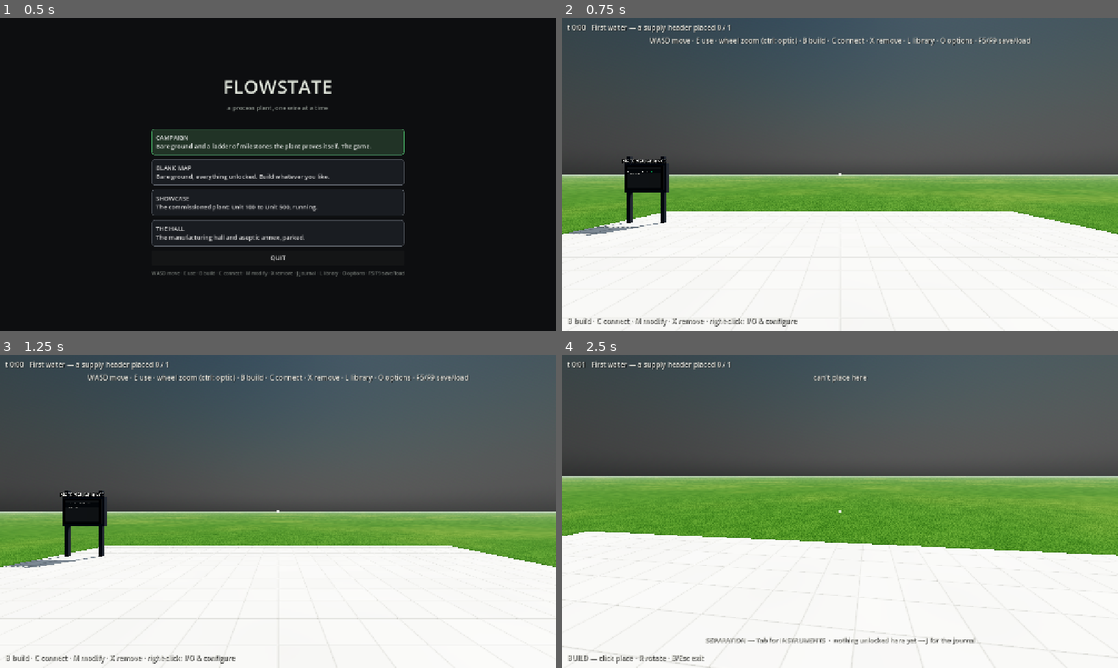
Above: before the commit, frames 1-4 (two rows, left to right).
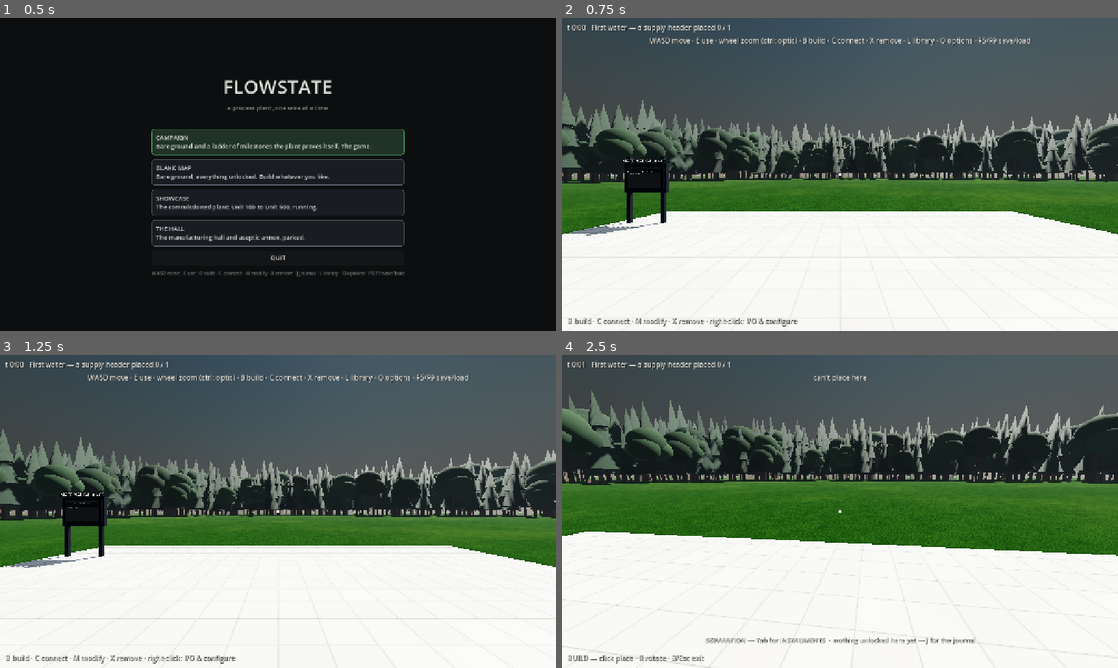
Above: after the commit, the same moments.

Repository: whharris917/flowstate
Game: Godot game, scene res://world/menu.tscn
The game is run twice, just before and just after one commit, with the same random seed, the same clock (stepped at 60 frames per second) and the same inputs. Sound files missing from this copy of the repository are replaced by a short silence.
Inputs (mouse positions are in pixels of both pictures, inside the frame that each line leads up to):
- Up to frame 1 (0.5 s): no input
- Up to frame 2 (0.75 s): click "CAMPAIGN Bare ground and a la…" at 0.5 s
- Up to frame 3 (1.25 s): no input
- Up to frame 4 (2.5 s): tap Enter at 1.25 s; move the mouse to (867, 511) at 1.27 s; hold B (build_mode) 1.28-2.03 s; hold W (move_forward) from 1.28 s (still down); click (867, 511) at 1.42 s; move the mouse to (812, 511) at 2.02 s; tap Tab (catalog_page) at 2.1 s

Frame 1 is identical in both runs. In frame 2, 26% of the frame differs, in the area x 0-100%, y 23-70%; in frame 3, 25%; in frame 4, 37%, in the area x 0-100%, y 11-65%.

Commit message:
A forest clearing, and darker grass
Two rings of procedural trees round the developed area, conifers of
stacked cones and broadleaves of clustered spheres on trunks, three
MultiMeshes per ring and deterministic from a seed, so the horizon is
hidden from ground level and the plant stands in a large clearing
(director, 2026-09-12). The near ring casts shadows; the far ring is
taller and sparser. Canopy tints are read as sRGB, or every tree came
out mint. The grass is darker and quieter.

Co-Authored-By: Claude Fable 5.1 <noreply@anthropic.com>

Diff:
--- /dev/null
+++ b/game/world/forest.gd
@@ -0,0 +1,127 @@
+class_name Forest
+extends Node3D
+## A forest around the clearing (director, 2026-09-12: the grass ran
+## featurelessly to the horizon; the plant should stand in a large
+## clearing with trees in the near distance hiding the horizon from
+## ground level). Two rings of procedural trees — conifers of stacked
+## cones and broadleaves of clustered spheres on trunks — drawn with
+## MultiMeshes so a few thousand cost almost nothing. Deterministic
+## from a seed. Art only: no records, no collision, nothing simulated.
+
+const TRUNK_COLOR := Color(0.20, 0.14, 0.09)
+const CONIFER_COLOR := Color(0.05, 0.12, 0.05)
+const BROADLEAF_COLOR := Color(0.08, 0.17, 0.06)
+
+var _trunk_xforms: Array[Transform3D] = []
+var _cone_xforms: Array[Transform3D] = []
+var _cone_colors: Array[Color] = []
+var _ball_xforms: Array[Transform3D] = []
+var _ball_colors: Array[Color] = []
+
+
+## Trees between r_in and r_out from centre, about one per `spacing`
+## squared metres, `height` metres tall on average.
+func plant_ring(center: Vector3, r_in: float, r_out: float, spacing: float,
+		height: float, rng: RandomNumberGenerator) -> int:
+	var count := int(PI * (r_out * r_out - r_in * r_in) / (spacing * spacing))
+	for _i in count:
+		# Uniform over the annulus: radius from the area, not the length.
+		var r := sqrt(rng.randf_range(r_in * r_in, r_out * r_out))
+		var a := rng.randf_range(0.0, TAU)
+		var at := center + Vector3(r * cos(a), 0.0, r * sin(a))
+		var h := height * rng.randf_range(0.7, 1.35)
+		var yaw := rng.randf_range(0.0, TAU)
+		if rng.randf() < 0.6:
+			_conifer(at, h, yaw, rng)
+		else:
+			_broadleaf(at, h, yaw, rng)
+	return count
+
+
+func _conifer(at: Vector3, h: float, yaw: float, rng: RandomNumberGenerator) -> void:
+	var trunk_h := h * 0.22
+	var trunk_r := h * 0.02
+	_trunk_xforms.append(_xform(at + Vector3(0, trunk_h / 2.0, 0), yaw, Vector3(trunk_r, trunk_h, trunk_r)))
+	var tint := CONIFER_COLOR.lightened(rng.randf_range(-0.03, 0.05))
+	var base_r := h * rng.randf_range(0.16, 0.22)
+	# Three cones, each narrower and higher, overlapping into one crown.
+	for k in 3:
+		var frac := 0.18 + 0.27 * k
+		var cone_h := h * 0.42
+		var cone_r := base_r * (1.0 - 0.28 * k)
+		_cone_xforms.append(_xform(at + Vector3(0, h * frac + cone_h / 2.0, 0), yaw,
+			Vector3(cone_r, cone_h, cone_r)))
+		_cone_colors.append(tint)
+
+
+func _broadleaf(at: Vector3, h: float, yaw: float, rng: RandomNumberGenerator) -> void:
+	var trunk_h := h * 0.45
+	var trunk_r := h * 0.025
+	_trunk_xforms.append(_xform(at + Vector3(0, trunk_h / 2.0, 0), yaw, Vector3(trunk_r, trunk_h, trunk_r)))
+	var tint := BROADLEAF_COLOR.lightened(rng.randf_range(-0.03, 0.06))
+	var crown_r := h * rng.randf_range(0.22, 0.30)
+	# A crown of four lobes: one on top, three around it.
+	_ball_xforms.append(_xform(at + Vector3(0, h * 0.68, 0), yaw, Vector3(crown_r, crown_r * 0.9, crown_r)))
+	_ball_colors.append(tint)
+	for k in 3:
+		var a := yaw + TAU / 3.0 * k
+		var lobe := crown_r * rng.randf_range(0.6, 0.8)
+		_ball_xforms.append(_xform(at + Vector3(cos(a) * crown_r * 0.55, h * 0.56, sin(a) * crown_r * 0.55),
+			yaw, Vector3(lobe, lobe * 0.85, lobe)))
+		_ball_colors.append(tint.lightened(rng.randf_range(-0.05, 0.05)))
+
+
+func _xform(at: Vector3, yaw: float, scale: Vector3) -> Transform3D:
+	return Transform3D(Basis.from_euler(Vector3(0, yaw, 0)).scaled(scale), at)
+
+
+## Build the three MultiMeshes from what plant_ring gathered.
+func finish(cast_shadows: bool) -> void:
+	var trunk := CylinderMesh.new()
+	trunk.top_radius = 0.7
+	trunk.bottom_radius = 1.0
+	trunk.height = 1.0
+	trunk.radial_segments = 8
+	_multimesh(trunk, _trunk_xforms, [], ViewUtil.matte(TRUNK_COLOR), cast_shadows)
+	var cone := CylinderMesh.new()
+	cone.top_radius = 0.0
+	cone.bottom_radius = 1.0
+	cone.height = 1.0
+	cone.radial_segments = 10
+	_multimesh(cone, _cone_xforms, _cone_colors, _leaf_material(), cast_shadows)
+	var ball := SphereMesh.new()
+	ball.radius = 1.0
+	ball.height = 2.0
+	ball.radial_segments = 12
+	ball.rings = 7
+	_multimesh(ball, _ball_xforms, _ball_colors, _leaf_material(), cast_shadows)
+
+
+func _leaf_material() -> StandardMaterial3D:
+	var mat := ViewUtil.matte(Color.WHITE)
+	mat.vertex_color_use_as_albedo = true
+	# The tints are picked as screen colours: without this they are
+	# read as linear and every canopy comes out mint.
+	mat.vertex_color_is_srgb = true
+	return mat
+
+
+func _multimesh(mesh: Mesh, xforms: Array[Transform3D], colors: Array[Color],
+		mat: Material, cast_shadows: bool) -> void:
+	if xforms.is_empty():
+		return
+	var mm := MultiMesh.new()
+	mm.transform_format = MultiMesh.TRANSFORM_3D
+	mm.use_colors = not colors.is_empty()
+	mm.mesh = mesh
+	mm.instance_count = xforms.size()
+	for i in xforms.size():
+		mm.set_instance_transform(i, xforms[i])
+		if mm.use_colors:
+			mm.set_instance_color(i, colors[i])
+	var inst := MultiMeshInstance3D.new()
+	inst.multimesh = mm
+	inst.material_override = mat
+	inst.cast_shadow = GeometryInstance3D.SHADOW_CASTING_SETTING_ON if cast_shadows \
+		else GeometryInstance3D.SHADOW_CASTING_SETTING_OFF
+	add_child(inst)
--- a/game/world/ground_grid.gdshader
+++ b/game/world/ground_grid.gdshader
@@ -9,9 +9,11 @@
 // Uniformly green (director, 2026-09-12: the straw drifts read as a
 // drought): the "dry" tone is only a lighter, warmer green, and it
 // mixes in lightly.
-uniform vec3 base_color : source_color = vec3(0.22, 0.36, 0.12);
-uniform vec3 dry_color : source_color = vec3(0.34, 0.44, 0.15);
-uniform vec3 dark_color : source_color = vec3(0.13, 0.24, 0.08);
+// Darker and quieter than the first cut (director, 2026-09-12: too
+// bright): a mown field under trees, not a sports pitch.
+uniform vec3 base_color : source_color = vec3(0.15, 0.26, 0.09);
+uniform vec3 dry_color : source_color = vec3(0.23, 0.32, 0.11);
+uniform vec3 dark_color : source_color = vec3(0.09, 0.17, 0.06);
 
 varying vec3 world_pos;
 
--- a/game/world/sandbox.gd
+++ b/game/world/sandbox.gd
@@ -44,6 +44,20 @@
 	mat.shader = load("res://world/ground_grid.gdshader")
 	_ground.material_override = mat
 	add_child(_ground)
+
+	# The clearing: two rings of trees round the developed area, the
+	# near ring dense and shadowed, the far ring taller and sparser so
+	# no gap shows the horizon from ground level.
+	var rng := RandomNumberGenerator.new()
+	rng.seed = 20260912
+	var near := Forest.new()
+	near.plant_ring(Vector3(16.0, 0.0, 10.0), 88.0, 130.0, 5.2, 15.0, rng)
+	near.finish(true)
+	add_child(near)
+	var far := Forest.new()
+	far.plant_ring(Vector3(16.0, 0.0, 10.0), 130.0, 210.0, 7.5, 22.0, rng)
+	far.finish(false)
+	add_child(far)
 
 	# Home pad under the starter loop: a tiled plant floor with a safety
 	# stripe at its edge.
Not shown, added: game/world/forest.gd.uid
Not shown, changed: CLAUDE.md
